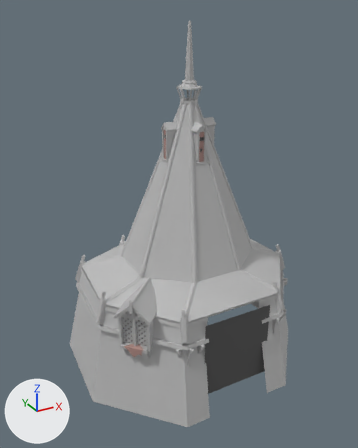
One commit to the FBX model OutdoorEnv/Content/Assets/House/MainHouse.fbx: the scene before it, then after it.
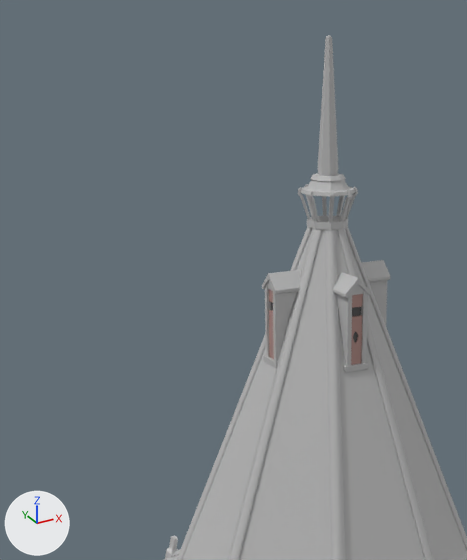
The first picture shows the older version from a camera (50 mm lens) standing at (-8.13, -14.1, 12.52) and looking at (-0.41, -0.06, 5.5). The close-ups show both versions on the part from 14% to 70% of the width and 1% to 55% of the height of that picture. Arrows for +X, +Y and +Z are at lower left; the lights stay in place. Where no turn or scale is listed for an object, it has been applied to the vertices.

Objects in the first close-up: 'MainHouse'.
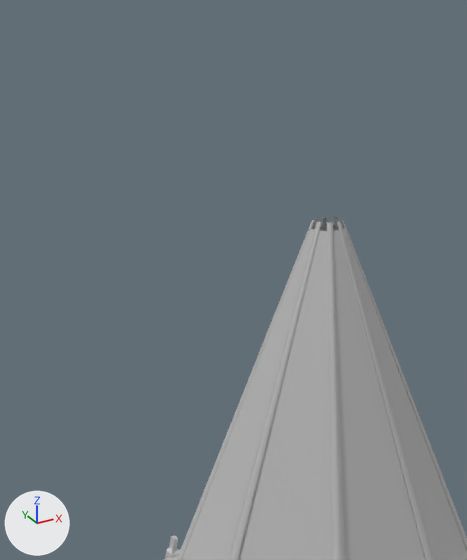
Where the newer file only moved an object's origin or applied its transform, the numbers keep the older frame.

Boxes (x1, y1, x2, y2) around the edits, measured in the close-ups (467 x 560 px):
```json
{"object": "MainHouse", "change": "reshaped", "before": [163, 35, 467, 560], "after": [163, 217, 467, 560]}
{"part": 1, "of": "me_mesh", "change": "deleted", "before": [262, 35, 390, 372]}
{"part": 2, "of": "me_mesh", "change": "cut back", "before": [176, 216, 467, 560], "after": [177, 217, 467, 560]}
```

Edits to the scene script, one JSON object a line:
```json
{"block": "me_mesh", "where": "# used by ob_mainhouse; location = (0.0, 0.0, 6.06)"}
{"op": "remove", "block": "me_mesh", "code": "me_mesh.from_pydata(...)  # 2509 vertices, 2104 faces; spans x -4.33..4.33, y -3.6..3.6, z -6.06..6.06"}
{"op": "add", "block": "me_mesh", "code": "me_mesh.from_pydata(...)  # 1978 vertices, 1638 faces; spans x -4.33..4.33, y -3.6..3.6, z -6.06..3.71"}
{"block": "me_mesh", "change": "me_mesh part 1: 33 loose pieces with 514 vertices, spanning x -0.93..0.93, y -0.85..0.39, z 1.77..6.06, are deleted"}
{"block": "me_mesh", "change": "me_mesh part 2"}
{"block": "me_mesh", "change": "17 vertices are removed from x -0.26..0.26, y -0.26..0.26, z 3.62..3.71"}
{"block": "me_mesh", "change": "24 faces are deleted"}
{"block": "me_mesh", "change": "3 vertices in x -0.14..0.19, y -0.02..0.23, z 3.68..3.69 move by (-0.01, -0.03, 0.01)"}
{"block": "me_mesh", "change": "45 vertices move from x -0.23..0.23, y -0.23..0.23, z 3.68..3.69 to x -0.2..0.2, y -0.21..0.2, z 3.69..3.71"}
```
